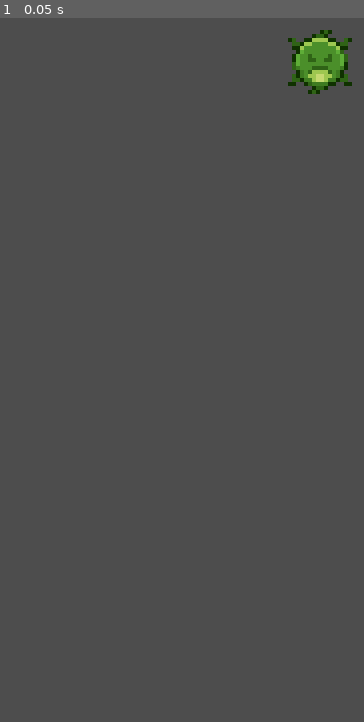
Above: before the commit, frame 1.
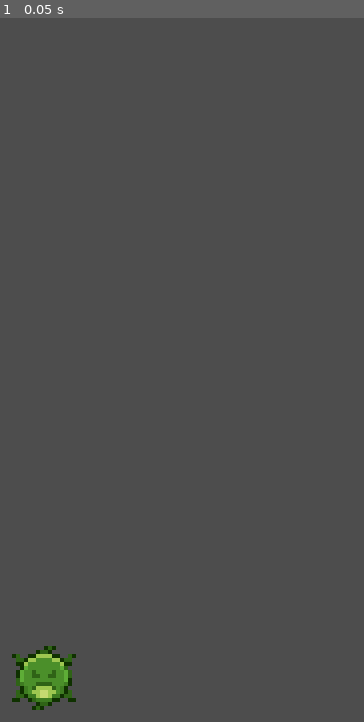
Above: after the commit, the same moment.

Repository: Vitor-E-daSilva/body-invaders
Game: Godot game, scene res://main.tscn
Two runs of this game, one before a commit and one after it. Both use one fixed random seed, a clock stepped at 60 frames per second and the inputs below. The engine's default icon, where the game draws it, is replaced by a stand-in: a white triangle on a blue panel in a dark square.
Inputs:
- Up to frame 1 (0.05 s): no input

The runs differ from the first frame. In frame 1, 2.2% of the frame differs, in the area x 3-97%, y 1-99%.

Commit message:
feat: adiciona dois inimigos e uma parede temporaria ao nivel1

Diff:
--- /dev/null
+++ b/entidades/inimigos/ameba.tscn
@@ -0,0 +1,14 @@
+[gd_scene format=3 uid="uid://dhaddthevv6a7"]
+
+[ext_resource type="Texture2D" uid="uid://dx10jpckv7q87" path="res://recursos/graficos/inimigo_3.png" id="1_e1560"]
+
+[sub_resource type="CircleShape2D" id="CircleShape2D_n3e6u"]
+radius = 8.062258
+
+[node name="Ameba" type="CharacterBody2D" unique_id=1473578534]
+
+[node name="SpriteAmeba" type="Sprite2D" parent="." unique_id=308214919]
+texture = ExtResource("1_e1560")
+
+[node name="ColisaoAmeba" type="CollisionShape2D" parent="." unique_id=196352088]
+shape = SubResource("CircleShape2D_n3e6u")
--- /dev/null
+++ b/entidades/inimigos/bacteria.gd
@@ -0,0 +1 @@
+extends CharacterBody2D
--- /dev/null
+++ b/entidades/inimigos/bacteria.tscn
@@ -0,0 +1,16 @@
+[gd_scene format=3 uid="uid://cy3qujxjxj43e"]
+
+[ext_resource type="Script" uid="uid://ds6htwpihlpay" path="res://entidades/inimigos/bacteria.gd" id="1_75wqw"]
+[ext_resource type="Texture2D" uid="uid://b0cdt46er61fx" path="res://recursos/graficos/inimigo_4.png" id="1_k7exq"]
+
+[sub_resource type="CircleShape2D" id="CircleShape2D_n3e6u"]
+radius = 8.0
+
+[node name="Bacteria" type="CharacterBody2D" unique_id=374773556]
+script = ExtResource("1_75wqw")
+
+[node name="SpriteBacteria" type="Sprite2D" parent="." unique_id=1782282303]
+texture = ExtResource("1_k7exq")
+
+[node name="ColisaoBacteria" type="CollisionShape2D" parent="." unique_id=512916249]
+shape = SubResource("CircleShape2D_n3e6u")
--- a/niveis/nivel1.tscn
+++ b/niveis/nivel1.tscn
@@ -1,9 +1,36 @@
 [gd_scene format=3 uid="uid://co6qrkq04crse"]
 
 [ext_resource type="PackedScene" uid="uid://c0fk74my3dixv" path="res://entidades/jogador.tscn" id="1_61e0j"]
+[ext_resource type="Texture2D" uid="uid://cnbgmkja1bxsm" path="res://recursos/icon.svg" id="2_tphtr"]
+
+[sub_resource type="RectangleShape2D" id="RectangleShape2D_e1560"]
+size = Vector2(62.5, 362)
 
 [node name="Nivel1" type="Node2D" unique_id=351119694]
 texture_filter = 1
 
 [node name="Jogador" parent="." unique_id=887796295 instance=ExtResource("1_61e0j")]
-position = Vector2(236, 129)
+position = Vector2(167, 283)
+
+[node name="Paredes" type="Node2D" parent="." unique_id=1108869406]
+
+[node name="Parede" type="StaticBody2D" parent="Paredes" unique_id=1090062242]
+visible = false
+position = Vector2(-32, 181)
+
+[node name="SpriteBg" type="Sprite2D" parent="Paredes/Parede" unique_id=404978994]
+scale = Vector2(0.484375, 2.8359375)
+texture = ExtResource("2_tphtr")
+
+[node name="ColisaoParede" type="CollisionShape2D" parent="Paredes/Parede" unique_id=1879533144]
+shape = SubResource("RectangleShape2D_e1560")
+
+[node name="Parede2" type="StaticBody2D" parent="Paredes" unique_id=2013582664]
+position = Vector2(303, 182)
+
+[node name="SpriteBg" type="Sprite2D" parent="Paredes/Parede2" unique_id=1793643400]
+scale = Vector2(0.5, 2.8203127)
+texture = ExtResource("2_tphtr")
+
+[node name="ColisaoParede" type="CollisionShape2D" parent="Paredes/Parede2" unique_id=758301124]
+shape = SubResource("RectangleShape2D_e1560")
Not shown, added: entidades/inimigos/bacteria.gd.uid
